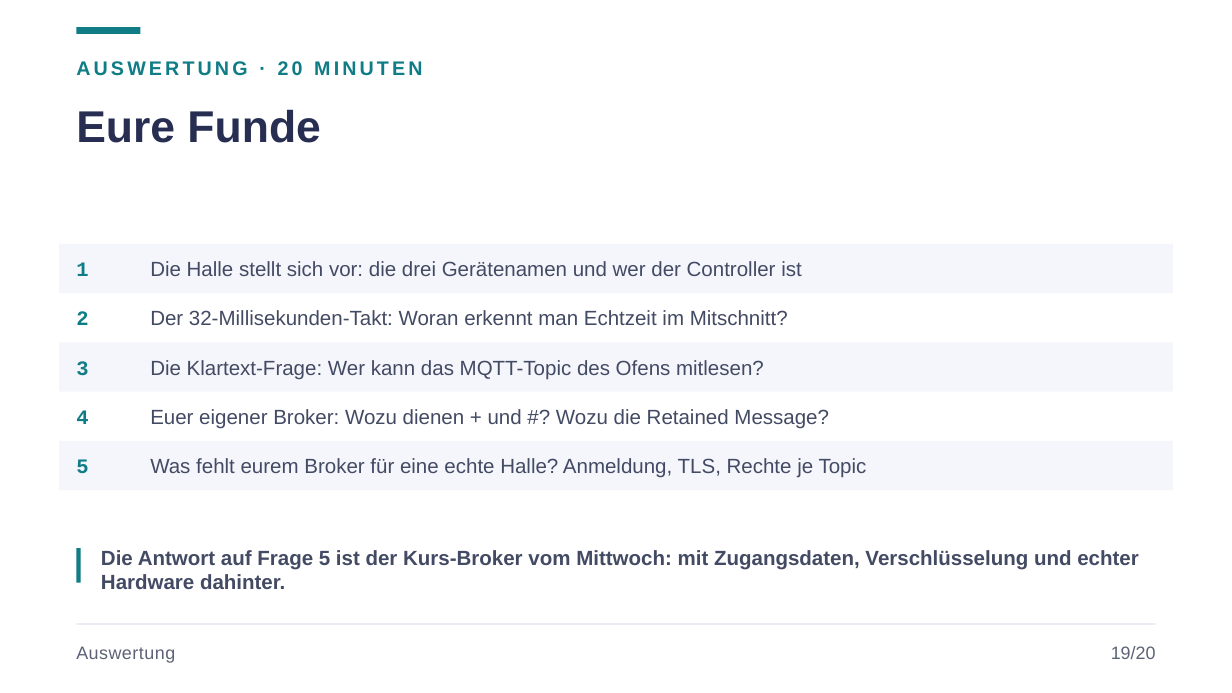
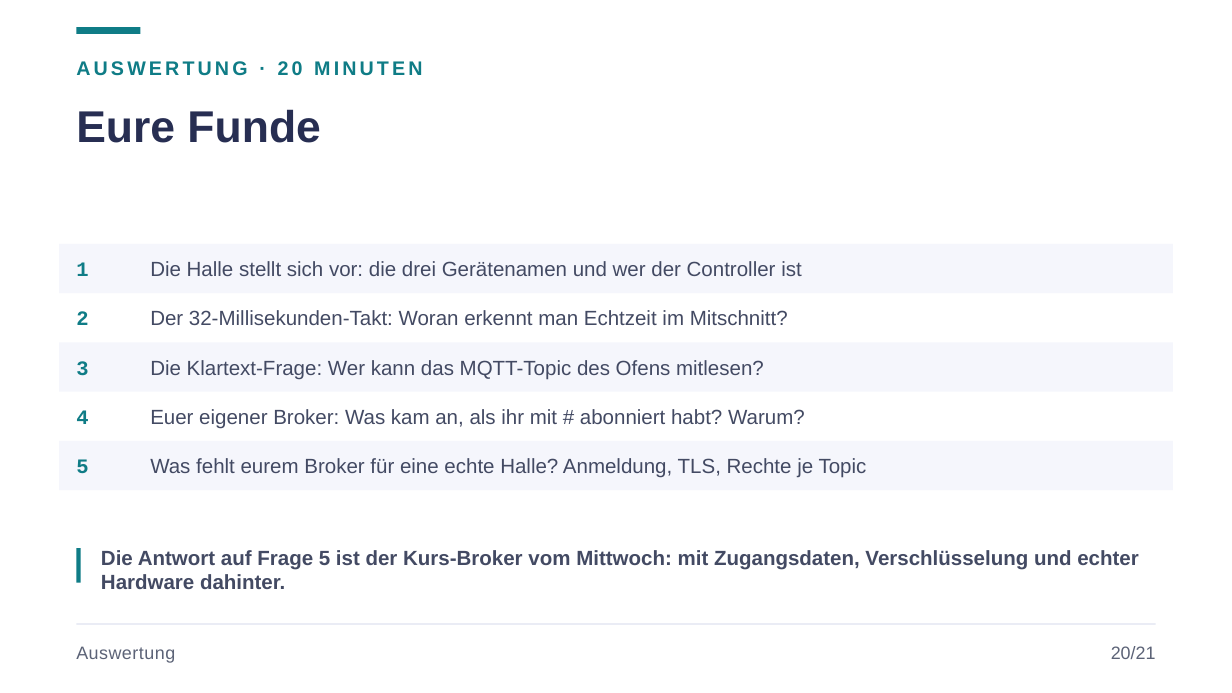
Before and after one commit to JacobMenge/kurs-unterlagen, a slide deck: slide 24 of folien/09-industrie-iot.pptx (slide 23 before the commit). Drawn at 1232x693 pixels with LibreOffice and Linux fonts; fonts in the diff are those of the drawing. Boxes give left, top, right and bottom in pixels: in the first picture for what was removed or moved away, otherwise in the second. Text is boxed around its words. In the diff, an @@ line names an element or a change of style, - is before the commit and + after.

```diff
--- a/folien/09-industrie-iot.pptx
+++ b/folien/09-industrie-iot.pptx
@@ text at [150,409,805,429]: text changed @@
-Euer eigener Broker: Wozu dienen + und #? Wozu die Retained Message?
+Euer eigener Broker: Was kam an, als ihr mit # abonniert habt? Warum?
@@ text at [1111,646,1156,659]: text changed @@
-19/20
+20/21
```
Also in this commit, not shown: 19 other slides changed, 1 slide added, 5 other files.
